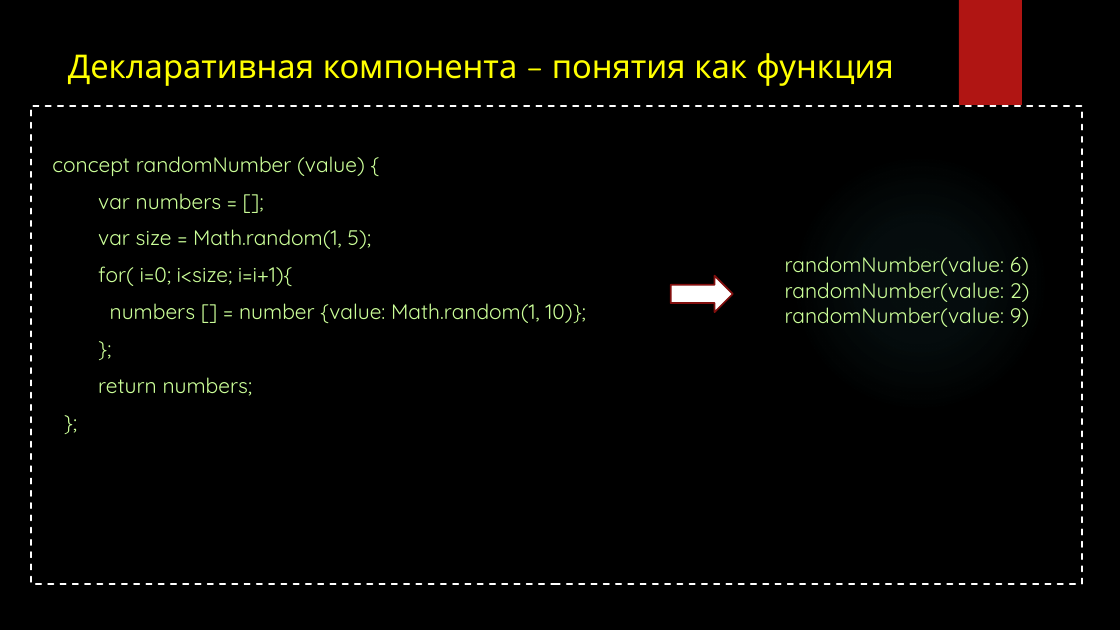
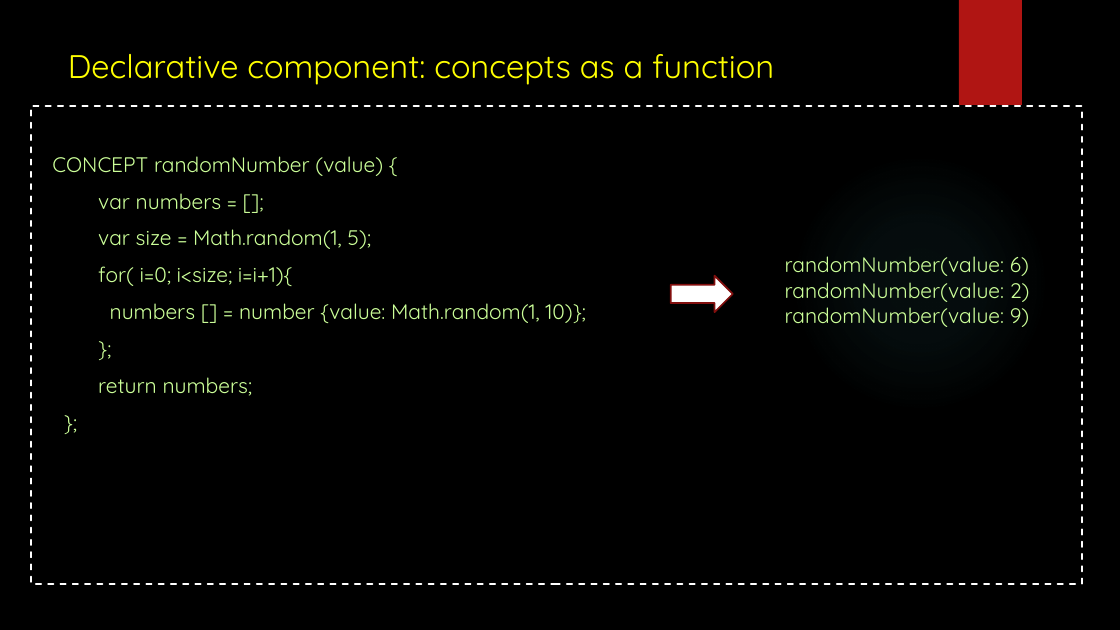
Before and after one commit to Voropay/ConceptualProgramming, a slide deck: slide 14 of presentation.pptx. Drawn at 1120x630 pixels with LibreOffice and Linux fonts; fonts in the diff are those of the drawing; background and template pictures are left out. Boxes give left, top, right and bottom in pixels: in the first picture for what was removed or moved away, otherwise in the second. Text is boxed around its words. In the diff, an @@ line names an element or a change of style, - is before the commit and + after.

```diff
--- a/presentation.pptx
+++ b/presentation.pptx
@@ title at [68,54,774,85]: text changed @@
-Декларативная компонента – понятия как функция
+Declarative component: concepts as a function
@@ text at [52,156,383,176]: text changed @@
-concept randomNumber (value) {
+CONCEPT randomNumber (value) {
```
Also in this commit, not shown: 18 other slides changed, 11 slides added, 8 slides removed, 1 other file.
